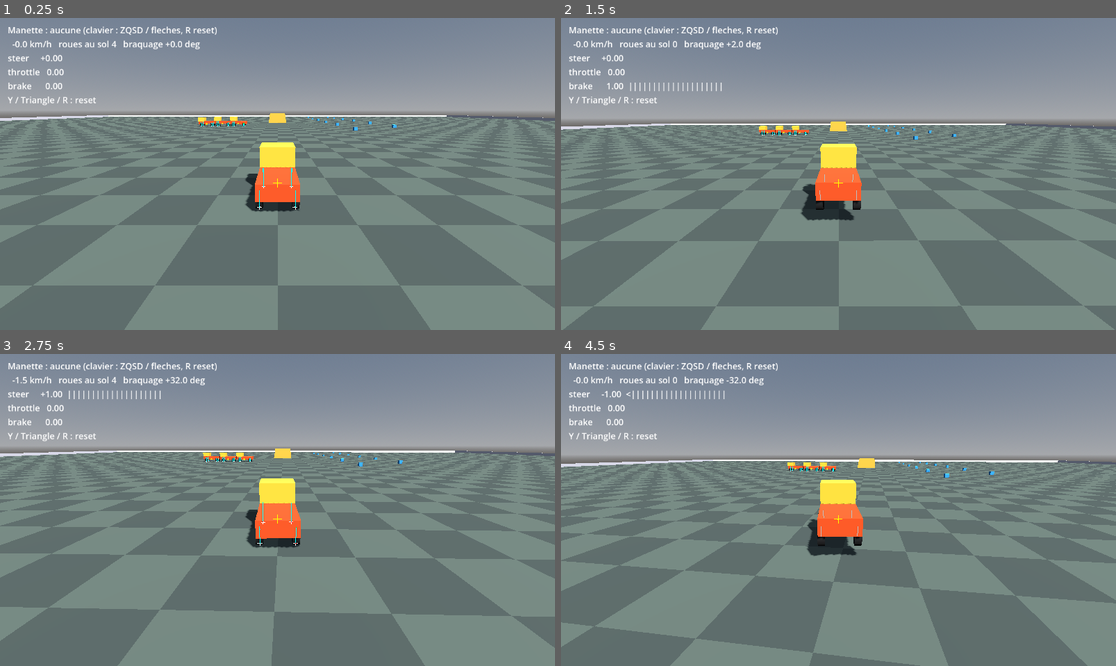
Above: before the commit, frames 1-4 (two rows, left to right).
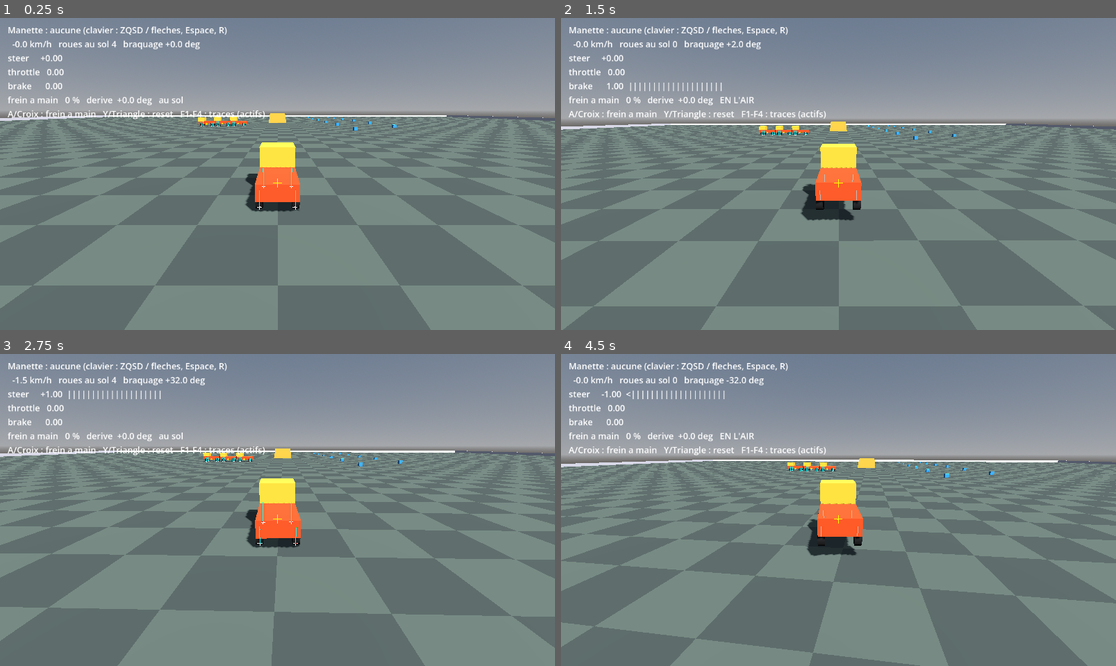
Above: after the commit, the same moments.

Repository: Shoz567/course-camions
Game: Godot game, scene res://dev/drive_sandbox.tscn
Two runs of this game, one before a commit and one after it. Both use one fixed random seed, a clock stepped at 60 frames per second and the inputs below.
Inputs:
- Up to frame 1 (0.25 s): no input
- Up to frame 2 (1.5 s): tap Enter at 0.5 s; hold D 0.53-1.28 s; tap Shift at 0.6 s; tap Space at 0.77 s; hold S from 1.28 s (still down); tap R at 1.35 s
- Up to frame 3 (2.75 s): tap Space at 1.52 s; release S at 2.03 s; hold D from 2.03 s (still down); tap Shift at 2.1 s
- Up to frame 4 (4.5 s): release D at 2.78 s; hold W 2.78-3.53 s; tap R at 2.85, 4.35 s; tap Space at 3.02, 3.77 s; hold A from 3.53 s (still down); tap Shift at 3.6 s

The runs differ from the first frame. In frame 1, 0.7% of the frame differs, in the area x 1-48%, y 2-33%; in frame 2, 0.8%; in frame 3, 0.7%; in frame 4, 0.8%.

Commit message:
dev: affiche drift et traces de debug dans le bac a sable
F1 a F4 basculent les traces DebugDraw ; le HUD montre le frein a
main, la derive et l'etat au sol ou en l'air.

Co-Authored-By: Claude Opus 5.5 <noreply@anthropic.com>

Diff:
--- a/game/dev/drive_sandbox.gd
+++ b/game/dev/drive_sandbox.gd
@@ -8,7 +8,10 @@
 ##
 ##   RT / R2 ou Z (W)   gaz          stick gauche ou Q D (A D)   direction
 ##   LT / L2 ou S       frein, puis marche arriere a l'arret
+##   A / Croix ou Espace frein a main : drift (contre-braquer pour le tenir)
 ##   Y / Triangle ou R  reset : camion remis droit sur place
+##   En l'air : stick gauche = lacet ; l'assiette se corrige seule
+##   F1 traces de debug   F2 suspension   F3 forces de pneu   F4 centre de masse
 ##
 ## La camera ici est un simple suivi de debug : la vraie camera de poursuite est
 ## la tache 2.1. Ce script joue le role du gameplay (source d'input, reset) :
@@ -44,6 +47,26 @@
 		_pad.connected = true
 
 
+## Bascules des traces DebugDraw (outil de dev, pas une commande de conduite).
+func _unhandled_key_input(event: InputEvent) -> void:
+	var key := event as InputEventKey
+	if key == null or not key.pressed or key.echo:
+		return
+	match key.physical_keycode:
+		KEY_F1:
+			DebugDraw.enabled = not DebugDraw.enabled
+		KEY_F2:
+			_toggle_channel(DebugDraw.CH_SUSPENSION)
+		KEY_F3:
+			_toggle_channel(DebugDraw.CH_FORCES)
+		KEY_F4:
+			_toggle_channel(DebugDraw.CH_COM)
+
+
+func _toggle_channel(ch: StringName) -> void:
+	DebugDraw.set_channel_enabled(ch, not DebugDraw.is_channel_enabled(ch))
+
+
 func _physics_process(_delta: float) -> void:
 	var tick := Engine.get_physics_frames()
 	var k := _keyboard.poll(tick)
@@ -75,7 +98,13 @@
 	_camera.look_at(xf.origin + Vector3.UP * 1.5)
 
 	var f := _truck.get_input()
-	var pad_name := "aucune (clavier : ZQSD / fleches, R reset)"
+	var v := _truck.linear_velocity
+	var slip := 0.0
+	var v_fwd := v.dot(-xf.basis.z)
+	if v_fwd > 1.0:
+		slip = rad_to_deg(atan2(v.dot(xf.basis.x), v_fwd))
+	var state := "au sol" if _truck.wheels_on_ground() > 0 else "EN L'AIR"
+	var pad_name := "aucune (clavier : ZQSD / fleches, Espace, R)"
 	if _pad.connected:
 		pad_name = "%d — %s" % [_pad.device_id, Input.get_joy_name(_pad.device_id)]
 	_hud.text = "\n".join([
@@ -85,7 +114,10 @@
 		"steer     %+.2f  %s" % [f.steer, _bar(f.steer)],
 		"throttle   %.2f  %s" % [f.throttle, _bar(f.throttle)],
 		"brake      %.2f  %s" % [f.brake, _bar(f.brake)],
-		"Y / Triangle / R : reset",
+		"frein a main %3d %%   derive %+5.1f deg   %s" % [
+			roundi(_truck.get_handbrake_blend() * 100.0), slip, state],
+		"A/Croix : frein a main   Y/Triangle : reset   F1-F4 : traces (%s)"
+			% ("actifs" if DebugDraw.enabled else "coupes"),
 	])
 
 
--- a/game/dev/drive_sandbox.tscn
+++ b/game/dev/drive_sandbox.tscn
@@ -81,5 +81,5 @@
 offset_left = 16.0
 offset_top = 12.0
 offset_right = 900.0
-offset_bottom = 200.0
+offset_bottom = 240.0
 theme_override_font_sizes/font_size = 18
